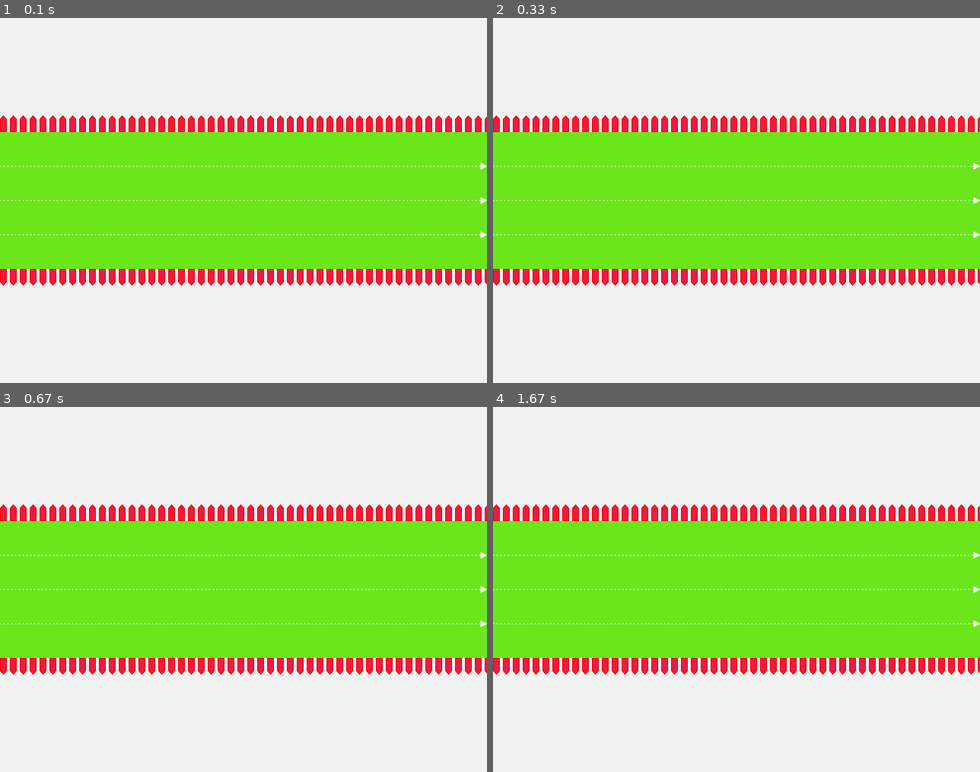
Above: before the commit, frames 1-4 (two rows, left to right).
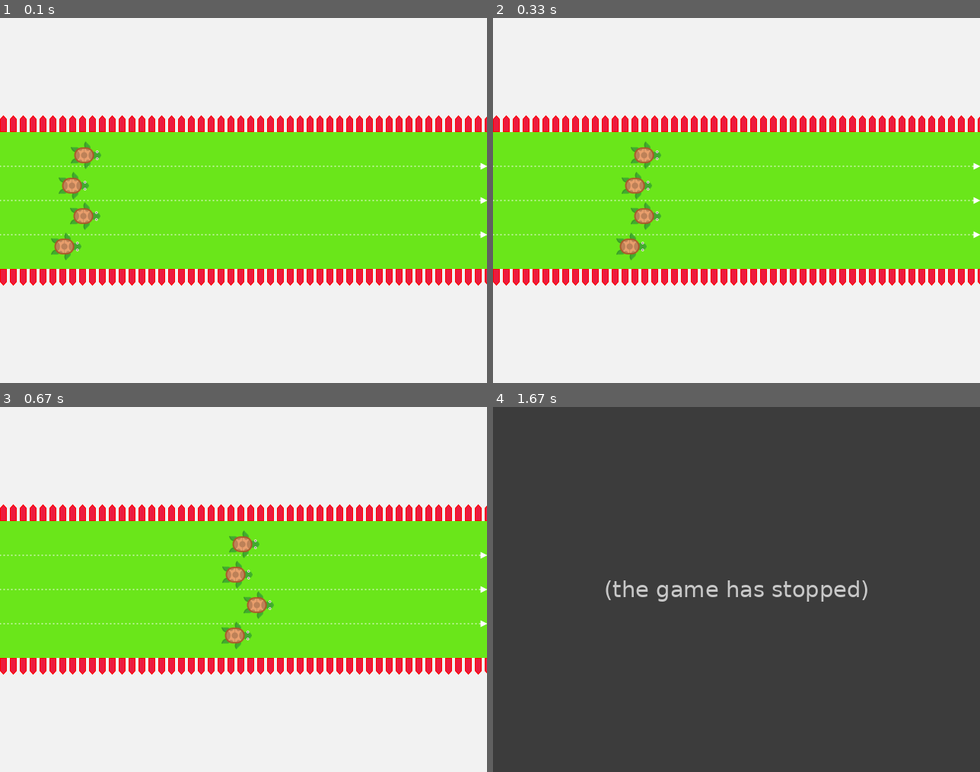
Above: after the commit, the same moments.

Repository: Jacometrezzo/carreraPyGame
Game: pygame game, started from main2.py
Two runs of this game, one before a commit and one after it. Both use one fixed random seed, a clock stepped at 60 frames per second and the inputs below.
Inputs:
- Up to frame 1 (0.1 s): no input
- Up to frame 2 (0.33 s): no input
- Up to frame 3 (0.67 s): no input
- Up to frame 4 (1.67 s): no input

The runs differ from the first frame. In frame 1, 0.9% of the frame differs, in the area x 10-21%, y 33-67%; in frame 2, 0.9%; in frame 3, 0.9%; in frame 4, 100%, in the area x 0-100%, y 0-100%.
After the commit the program exited at 1.48 s; later frames show no game.

Commit message:
Dibujamos los 4 corredores

Diff:
--- a/main2.py
+++ b/main2.py
@@ -1,8 +1,27 @@
 import pygame, sys
+import random
+
+
+class Runner():
+    __customes = ('turtle', 'fish', 'prawn', 'moray', 'octopus')
+
+
+    def __init__(self, x=0, y=0, custome = 'turtle'):
+
+        self.custome = pygame.image.load('images/turtle.png'.format(custome))
+        self.position = [x, y]
+        self.name = custome
+
+    def avanzar(self):
+        self.position[0] += random.randint(1,12)
+
+
 
 class Game():
     runners = []
-    __starline = 20
+    __posY = (160, 200, 240, 280)
+    __names = ('Speedy', 'Lucera', 'Alonso', 'Torcuata')
+    __startLine = 20
     __finishLine = 620
 
     def __init__(self):
@@ -11,6 +30,17 @@
         #titulo de la pantalla
         pygame.display.set_caption('carrera de bichos')
 
+        for i in range (4):
+            theRunner = Runner(self.__startLine, self.__posY[i])
+            theRunner.name = self.__names[i]
+            self.runners.append(theRunner)
+
+        '''
+        #Esto es lo mismo que las 3 lineas de arriba(crea al primer corredor, lo situa en la linea de salida, le pone nombre
+        y lo añade a la lista de corredores)
+
+        runners.append(Runner(self.__StarLine, 240))
+        '''
     def competir(self):
         gameOver = False
         while not gameOver:
@@ -18,8 +48,26 @@
                 if event.type == pygame.QUIT:
                     gameOver = True
 
+            for activeRunner in self.runners:
+                activeRunner.avanzar()
+
+            if self.runners[0].position[0] >= self.__finishLine:
+                print('{} ha ganado la carrera'.format(self.runners[0].name))
+                gameOver = True
+
+
             self.__screen.blit(self.__background, (0, 0))
 
+            '''
+            self.__screen.blit(self.runners[0].custome, self.runners[0].position)
+            self.__screen.blit(self.runners[1].custome, self.runners[1].position)
+            self.__screen.blit(self.runners[2].custome, self.runners[2].position)
+            self.__screen.blit(self.runners[3].custome, self.runners[3].position)
+            estas cuatro lineas de arriba es exactamente lo mismo que el bloque if de abajo pero repitiendonos menos
+            '''
+
+            for runner in self.runners:
+                self.__screen.blit(runner.custome, runner.position)
             pygame.display.flip()
 
         pygame.quit()
Binary file added: images/turtle.png
